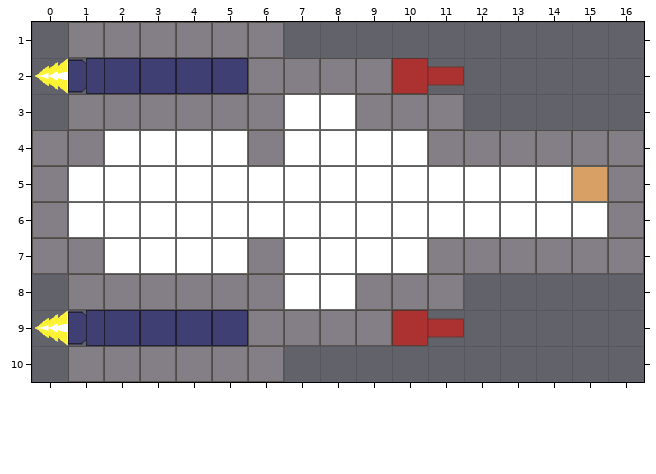
A Tiled map gets an edit: StellarOps/Content/Tiles/TestShip.tmx. The picture above was drawn from the file before the commit.
Cells are 64x64 px. Shown: x 0..16, y 1..10.
Now the later version:
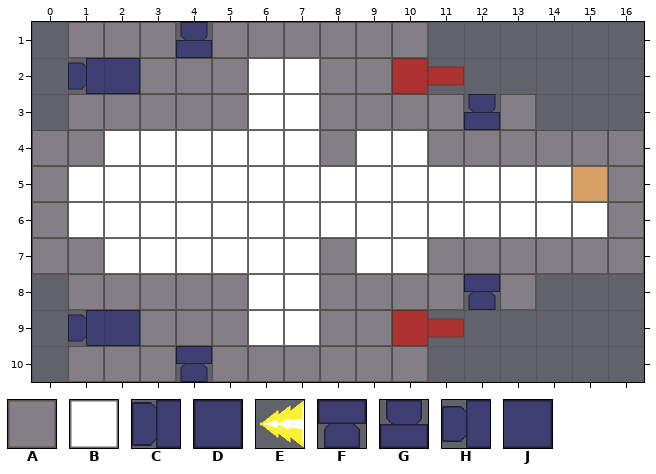
Key: from "TestTiles": A 0, B 1, C 3, D 4, E 7; from "Tiles": F 5 turned 270 "Subcomponent", G 5 turned 90 "Subcomponent", H 6 "Subcomponent", J 7 "Subcomponent".
_ is an empty cell, . an unchanged one.
Message: Moving to centralized ship tile file with metadata
The edit:
--- layer "ShipArt"
@@ x 0..13 @@
- 1 ....A..____...
- 2 ECDDDDAA......
- 3 ......A.B...__
- 4 ......A.B.....
+ 1 ....G..AAAA...
+ 2 _HJAAABB......
+ 3 ......B.A...GA
+ 4 ......B.A.....
@@ x 0..13 @@
- 7 ......A.B.....
- 8 ......A.B...__
- 9 ECDDDDAA......
-10 ....A..____...
+ 7 ......B.A.....
+ 8 ......B.A...FA
+ 9 _HJAAABB......
+10 ....F..AAAA...
Pixel boxes of the changes (left, top, right, bottom) in both pictures:
changed: (35, 22, 428, 166)
added: (464, 94, 536, 130)
changed: (35, 238, 428, 382)
added: (464, 274, 536, 310)
